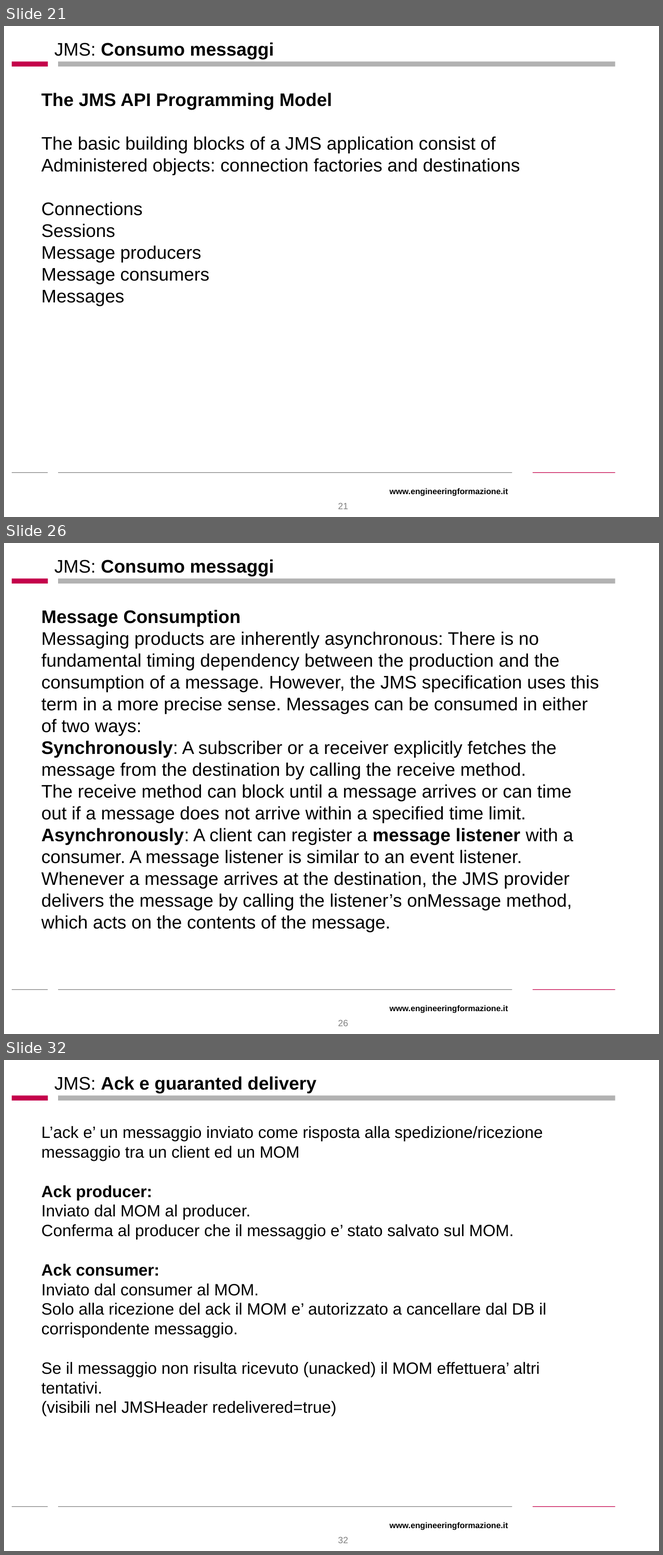
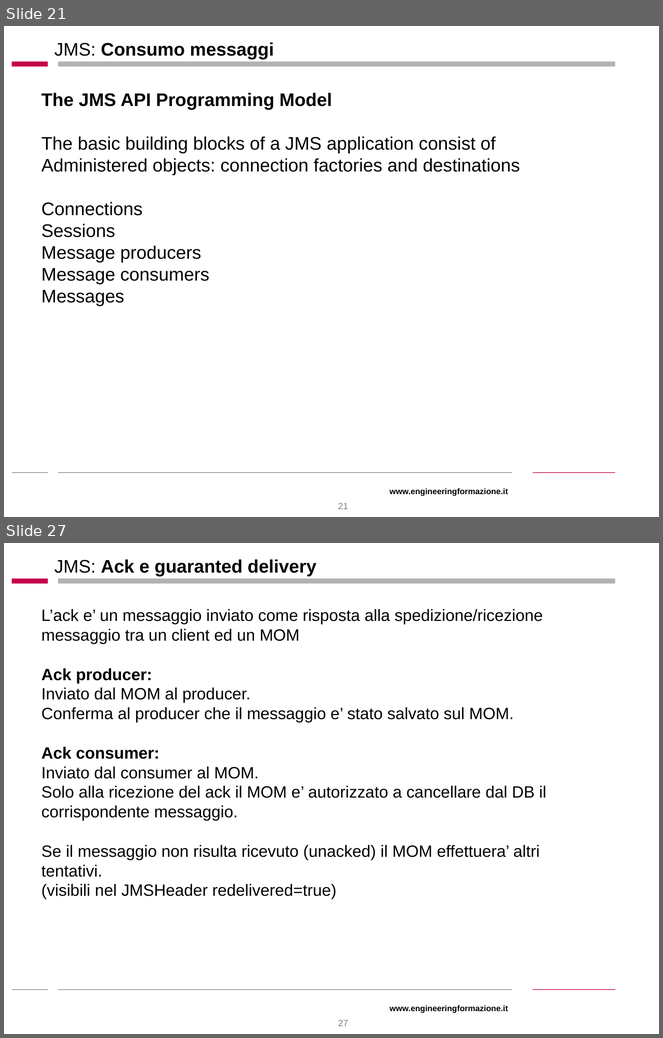
Before and after one commit to stefanofiorenza/SpringJ2EE, a slide deck: Docs/Slides/JMS.ppt. Shown one above the other, each under a label of ours: slides 21, 26 and 32 before the commit, slides 21 and 27 after it; the slides between them are not shown. The pictures are 663x1555 and 663x1038 pixels, drawn with LibreOffice and Linux fonts; fonts in the diff are those of the drawing; background and template pictures are left out. Boxes give left, top, right and bottom in pixels: in the first picture for what was removed or moved away, otherwise in the second. Text is boxed around its words. In the diff, an @@ line names an element or a change of style, - is before the commit and + after.

```diff
--- a/Docs/Slides/JMS.ppt
+++ b/Docs/Slides/JMS.ppt
@@ slide 26 removed at [4, 543, 659, 1034], background #FFFFFF; not listed: 6 template elements that a slide beside it also shows @@
@@ title removed at [54, 559, 274, 576] @@
-JMS: Consumo messaggi
@@ text removed at [41, 610, 599, 932] @@
-Message Consumption
-Messaging products are inherently asynchronous: There is no fundamental timing dependency between the production and the consumption of a message. However, the JMS specification uses this term in a more precise sense. Messages can be consumed in either of two ways:
-Synchronously: A subscriber or a receiver explicitly fetches the message from the destination by calling the receive method. The receive method can block until a message arrives or can time out if a message does not arrive within a specified time limit.
-Asynchronously: A client can register a message listener with a consumer. A message listener is similar to an event listener. Whenever a message arrives at the destination, the JMS provider delivers the message by calling the listener’s onMessage method, which acts on the contents of the message.
@@ page number removed at [338, 1020, 348, 1027] @@
-26
@@ what was slide 32 is now slide 27 @@
@@ page number at [338, 1020, 348, 1027]: text changed @@
-32
+27
```
Also in this commit, not shown: 4 slides changed, 10 slides added, 14 other slides removed, 4 other files.
